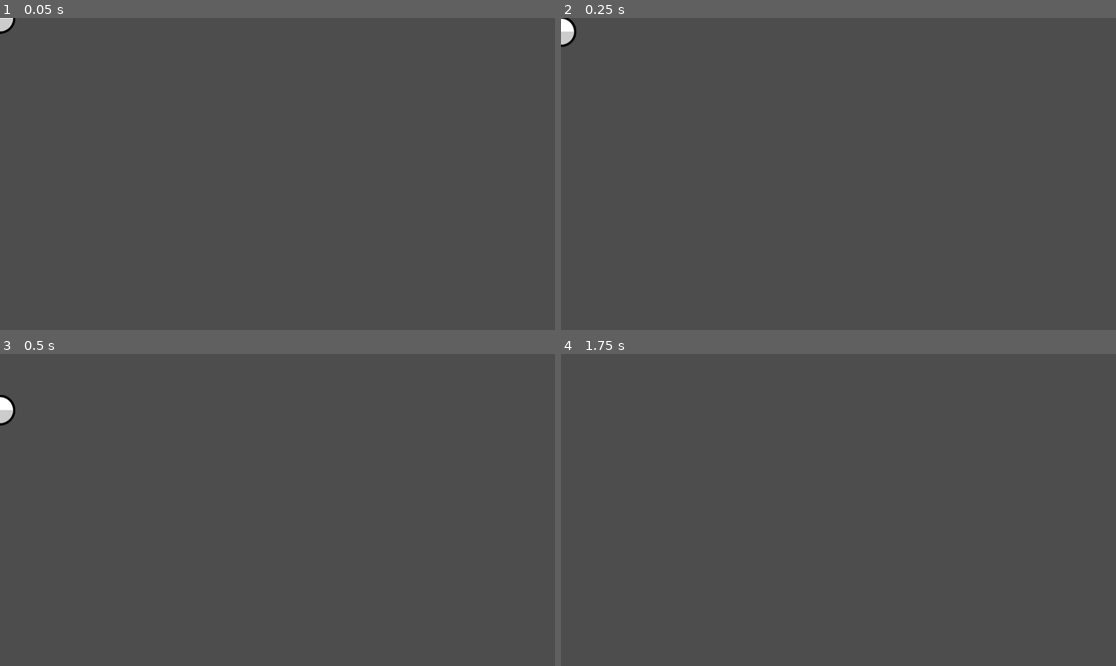
Above: before the commit, frames 1-4 (two rows, left to right).
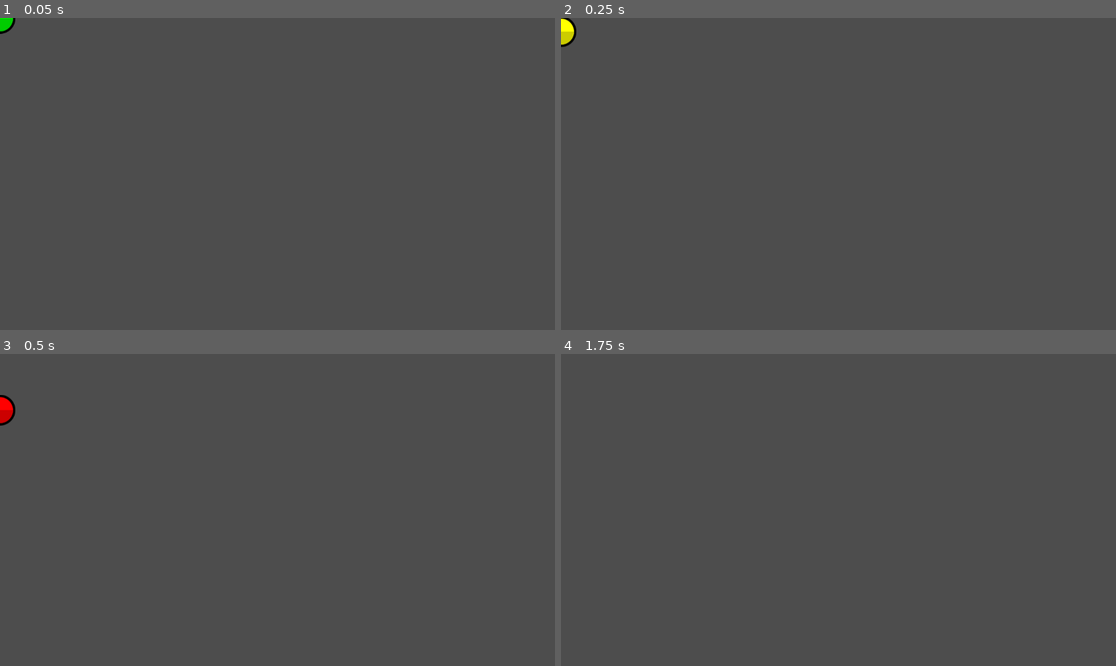
Above: after the commit, the same moments.

Repository: OgGhostJelly/With-my-balls
Game: Godot game, scene res://objects/shape/circle/circle.tscn
Two runs of this game, one before a commit and one after it. Both use one fixed random seed, a clock stepped at 60 frames per second and the inputs below. This scene is started directly instead of the project's main scene.
Inputs (mouse positions are in pixels of both pictures, inside the frame that each line leads up to):
- Up to frame 1 (0.05 s): no input
- Up to frame 2 (0.25 s): no input
- Up to frame 3 (0.5 s): no input
- Up to frame 4 (1.75 s): move the mouse to (960, 494) at 0.52 s; hold D (move_right) 0.53-1.28 s; click (960, 494) at 0.6 s; move the mouse to (727, 525) at 1.27 s; hold S (move_down) from 1.28 s (still down); click (727, 525) at 1.35 s

The runs differ from the first frame. In frame 1, less than 0.1% of the frame differs, in the area x 0-3%, y 0-5%; in frame 2, 0.2%, in the area x 0-3%, y 0-9%; in frame 3, 0.2%; in frame 4, nothing differs.

Commit message:
GAY I MEAN RAINBOW

Diff:
--- a/classes/Shape.gd
+++ b/classes/Shape.gd
@@ -3,22 +3,36 @@
 
 
 @export var colors: Array[Color] = [
-	Color(255, 0, 0),
-	Color(255, 125, 0),
-	Color(255, 255, 0),
-	Color(0, 255, 0),
-	Color(0, 0, 255),
-	Color(0, 255, 255),
-	Color(255, 0, 255)
+	Color(1, 0, 0),
+	Color(1, 0.5, 0),
+	Color(1, 1, 0),
+	Color(0, 1, 0),
+	Color(0.5, 1, 0),
+	Color(0, 0, 1),
+	Color(0, 0.5, 1),
+	Color(0.5, 0.5, 1),
+	Color(1, 0, 1),
+
+#	Color(1, 0, 0),
+#	Color(1, 0.5, 0),
+#	Color(1, 1, 0),
+#	Color(0, 1, 0),
+#	Color(0, 0, 1),
+#	Color(0, 1, 1),
+#	Color(1, 0, 1),
+#	Color(1, 1, 1),
 ]
 @onready var sprite: Sprite2D = $Sprite2D
 
 
 func _process(_delta: float) -> void:
-	pass
-	#sprite.rotation = -rotation
-	#sprite.modulate = colors[clamp(floor( abs( ( global_position.y - 550 ) / ( colors.size() * 22 ) ) ), 0, colors.size() - 1)]
-	#sprite.modulate = colors[fmod(floor(Time.get_ticks_msec() / 100), colors.size())]
+	var value: float = ( global_position.y - 550 )
+	var tindex: int = floor( abs( value / ( colors.size() * 5 ) ) )
+	var top: int = colors.size()
+
+	var color_index: float = fmod(tindex, top)
+
+	sprite.modulate = colors[color_index]
 
 
 func _on_visible_on_screen_notifier_2d_screen_exited() -> void:
--- /dev/null
+++ b/ico.svg
@@ -0,0 +1,112 @@
+<?xml version="1.0" encoding="UTF-8" standalone="no"?>
+<!-- Created with Inkscape (http://www.inkscape.org/) -->
+
+<svg
+   xmlns:dc="http://purl.org/dc/elements/1.1/"
+   xmlns:cc="http://creativecommons.org/ns#"
+   xmlns:rdf="http://www.w3.org/1999/02/22-rdf-syntax-ns#"
+   xmlns:svg="http://www.w3.org/2000/svg"
+   xmlns="http://www.w3.org/2000/svg"
+   xmlns:sodipodi="http://sodipodi.sourceforge.net/DTD/sodipodi-0.dtd"
+   xmlns:inkscape="http://www.inkscape.org/namespaces/inkscape"
+   width="600"
+   height="600"
+   viewBox="0 0 158.75 158.75"
+   version="1.1"
+   id="svg8"
+   inkscape:version="0.92.5 (2060ec1f9f, 2020-04-08)"
+   sodipodi:docname="ico.svg">
+  <defs
+     id="defs2" />
+  <sodipodi:namedview
+     id="base"
+     pagecolor="#ffffff"
+     bordercolor="#666666"
+     borderopacity="1.0"
+     inkscape:pageopacity="0.0"
+     inkscape:pageshadow="2"
+     inkscape:zoom="1.1"
+     inkscape:cx="300"
+     inkscape:cy="300"
+     inkscape:document-units="mm"
+     inkscape:current-layer="layer1"
+     showgrid="false"
+     units="px"
+     inkscape:window-width="1600"
+     inkscape:window-height="851"
+     inkscape:window-x="0"
+     inkscape:window-y="25"
+     inkscape:window-maximized="1" />
+  <metadata
+     id="metadata5">
+    <rdf:RDF>
+      <cc:Work
+         rdf:about="">
+        <dc:format>image/svg+xml</dc:format>
+        <dc:type
+           rdf:resource="http://purl.org/dc/dcmitype/StillImage" />
+        <dc:title></dc:title>
+      </cc:Work>
+    </rdf:RDF>
+  </metadata>
+  <g
+     inkscape:label="Layer 1"
+     inkscape:groupmode="layer"
+     id="layer1"
+     transform="translate(0,-138.24999)">
+    <circle
+       style="opacity:1;fill:#008000;fill-opacity:1;stroke:#000000;stroke-width:2.64583325;stroke-linecap:round;stroke-linejoin:round;stroke-miterlimit:4;stroke-dasharray:none;stroke-opacity:1;paint-order:normal"
+       id="circle1245"
+       cx="26.458332"
+       cy="270.54166"
+       r="25.135416" />
+    <circle
+       r="25.135416"
+       cy="270.54166"
+       cx="79.375"
+       id="circle1251"
+       style="opacity:1;fill:#00ff00;fill-opacity:1;stroke:#000000;stroke-width:2.64583325;stroke-linecap:round;stroke-linejoin:round;stroke-miterlimit:4;stroke-dasharray:none;stroke-opacity:1;paint-order:normal" />
+    <circle
+       style="opacity:1;fill:#800080;fill-opacity:1;stroke:#000000;stroke-width:2.64583325;stroke-linecap:round;stroke-linejoin:round;stroke-miterlimit:4;stroke-dasharray:none;stroke-opacity:1;paint-order:normal"
+       id="circle1253"
+       cx="132.29167"
+       cy="270.54166"
+       r="25.135416" />
+    <circle
+       r="25.135416"
+       cy="217.62498"
+       cx="26.458332"
+       id="circle1255"
+       style="opacity:1;fill:#000080;fill-opacity:1;stroke:#000000;stroke-width:2.64583325;stroke-linecap:round;stroke-linejoin:round;stroke-miterlimit:4;stroke-dasharray:none;stroke-opacity:1;paint-order:normal" />
+    <circle
+       style="opacity:1;fill:#ff0000;fill-opacity:1;stroke:#000000;stroke-width:2.64583325;stroke-linecap:round;stroke-linejoin:round;stroke-miterlimit:4;stroke-dasharray:none;stroke-opacity:1;paint-order:normal"
+       id="circle1257"
+       cx="79.375"
+       cy="217.62498"
+       r="25.135416" />
+    <circle
+       r="25.135416"
+       cy="217.62498"
+       cx="132.29167"
+       id="circle1259"
+       style="opacity:1;fill:#ff00ff;fill-opacity:1;stroke:#000000;stroke-width:2.64583325;stroke-linecap:round;stroke-linejoin:round;stroke-miterlimit:4;stroke-dasharray:none;stroke-opacity:1;paint-order:normal" />
+    <circle
+       style="opacity:1;fill:#0000ff;fill-opacity:1;stroke:#000000;stroke-width:2.64583325;stroke-linecap:round;stroke-linejoin:round;stroke-miterlimit:4;stroke-dasharray:none;stroke-opacity:1;paint-order:normal"
+       id="circle1261"
+       cx="26.458332"
+       cy="164.70833"
+       r="25.135416" />
+    <circle
+       r="25.135416"
+       cy="164.70833"
+       cx="79.375"
+       id="circle1263"
+       style="opacity:1;fill:#ffff00;fill-opacity:1;stroke:#000000;stroke-width:2.64583325;stroke-linecap:round;stroke-linejoin:round;stroke-miterlimit:4;stroke-dasharray:none;stroke-opacity:1;paint-order:normal" />
+    <circle
+       style="opacity:1;fill:#c8c800;fill-opacity:1;stroke:#000000;stroke-width:2.64583325;stroke-linecap:round;stroke-linejoin:round;stroke-miterlimit:4;stroke-dasharray:none;stroke-opacity:1;paint-order:normal"
+       id="circle1265"
+       cx="132.29167"
+       cy="164.70833"
+       r="25.135416" />
+  </g>
+</svg>
--- a/objects/game/game.tscn
+++ b/objects/game/game.tscn
@@ -27,6 +27,7 @@
 
 [node name="CleverCamera" type="Camera2D" parent="."]
 offset = Vector2(576, 324)
+zoom = Vector2(0.9, 0.9)
 position_smoothing_enabled = true
 position_smoothing_speed = 10.0
 script = ExtResource("2_52r8t")
--- a/objects/shape/circle/circle.tscn
+++ b/objects/shape/circle/circle.tscn
@@ -14,23 +14,19 @@
 script = ExtResource("1_bbd0q")
 
 [node name="CollisionShape2D" type="CollisionShape2D" parent="."]
-visible = false
 shape = SubResource("CircleShape2D_egqti")
 
 [node name="Sprite2D" type="Sprite2D" parent="."]
 texture = ExtResource("2_8n3sl")
 
 [node name="Draggable" type="Area2D" parent="." node_paths=PackedStringArray("object")]
-visible = false
 script = ExtResource("3_k7ock")
 object = NodePath("..")
 
 [node name="CollisionShape2D" type="CollisionShape2D" parent="Draggable"]
-visible = false
 shape = SubResource("CircleShape2D_a5s75")
 
 [node name="VisibleOnScreenNotifier2D" type="VisibleOnScreenNotifier2D" parent="."]
-visible = false
 rect = Rect2(-1250, -1250, 2500, 2500)
 
 [connection signal="screen_exited" from="VisibleOnScreenNotifier2D" to="." method="_on_visible_on_screen_notifier_2d_screen_exited"]
--- a/userinterfaces/help/help.tscn
+++ b/userinterfaces/help/help.tscn
@@ -41,11 +41,11 @@
 
 [node name="Label" type="Label" parent="Popup/Tutorial"]
 layout_mode = 2
-text = "Place objects and interact with them!
-Select an action and press [LMB]
+text = "Play around with different shapes.
+Select an action (top-left) and left click to use
 
 WASD and ARROWS to pan the camera
-I,O or Q,E to zoom IN and OUT
+I,O or E,Q to zoom IN and OUT
 "
 horizontal_alignment = 1
 
Not shown, added: ico.svg.import
Not shown, removed: notes.txt
